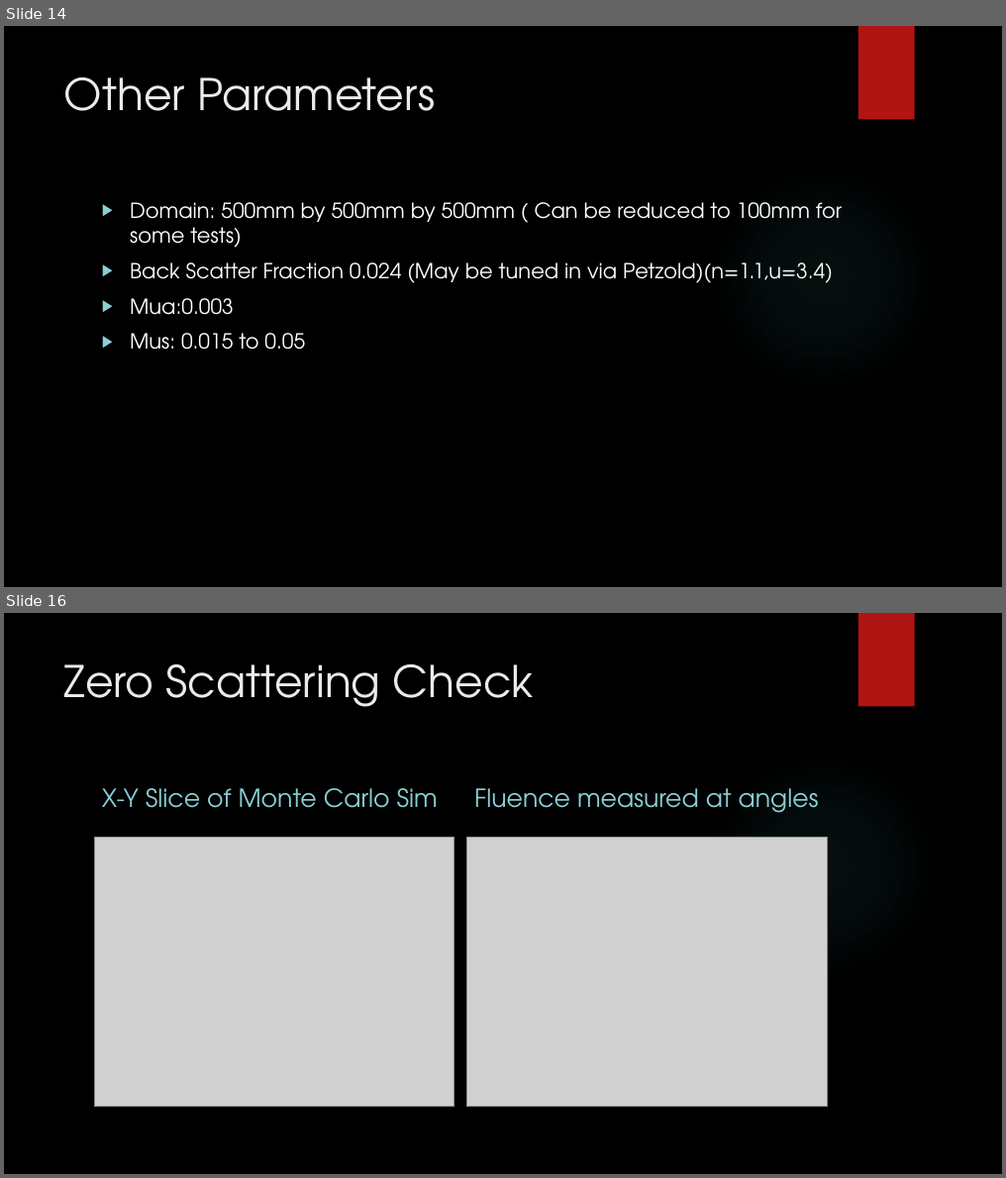
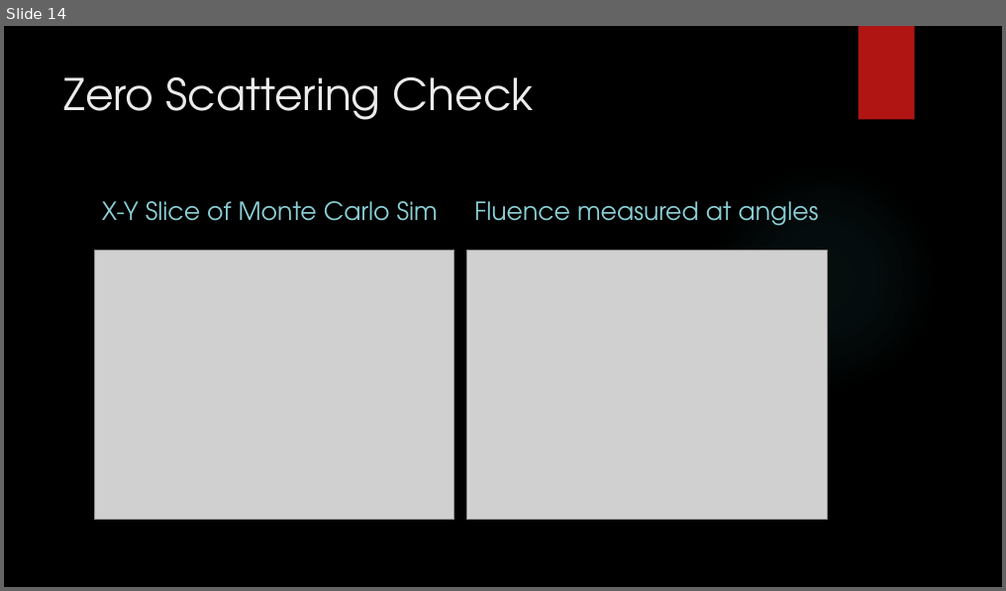
Before and after one commit to KAANVOLKAN05/GPGPU_Research, a slide deck: MonteCarlo/MonteCarloProj/Presentation for West River.pptx. Shown one above the other, each under a label of ours: slides 14 and 16 before the commit, slide 14 after it; the slides between them are not shown. The pictures are 1006x1178 and 1006x591 pixels, drawn with LibreOffice and Linux fonts; fonts in the diff are those of the drawing; grey boxes stand for pictures; background and template pictures are left out. Boxes give left, top, right and bottom in pixels: in the first picture for what was removed or moved away, otherwise in the second. Text is boxed around its words. In the diff, an @@ line names an element or a change of style, - is before the commit and + after.

```diff
--- a/MonteCarlo/MonteCarloProj/Presentation for West River.pptx
+++ b/MonteCarlo/MonteCarloProj/Presentation for West River.pptx
@@ slide 14 removed at (4, 26, 1002, 587), background picture (left out); not listed: 2 template elements that a slide beside it also shows @@
@@ title removed at (64, 77, 435, 111) @@
-Other Parameters
@@ text removed at (130, 202, 842, 350) @@
-▶ Domain: 500mm by 500mm by 500mm ( Can be reduced to 100mm for some tests)
-▶ Back Scatter Fraction 0.024 (May be tuned in via Petzold)(n=1.1,u=3.4)
-▶ Mua:0.003
-▶ Mus: 0.015 to 0.05
@@ what was slide 16 is now slide 14 @@
```
Also in this commit, not shown: 5 slides changed, 3 slides added, 7 other slides removed, 1 other file.
